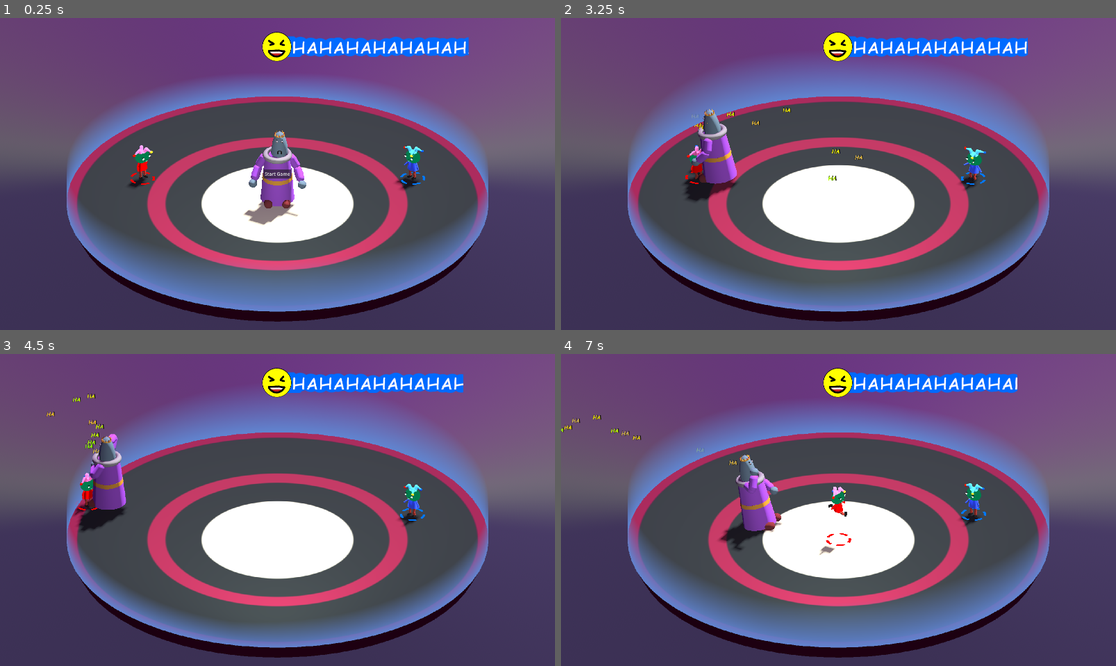
Above: before the commit, frames 1-4 (two rows, left to right).
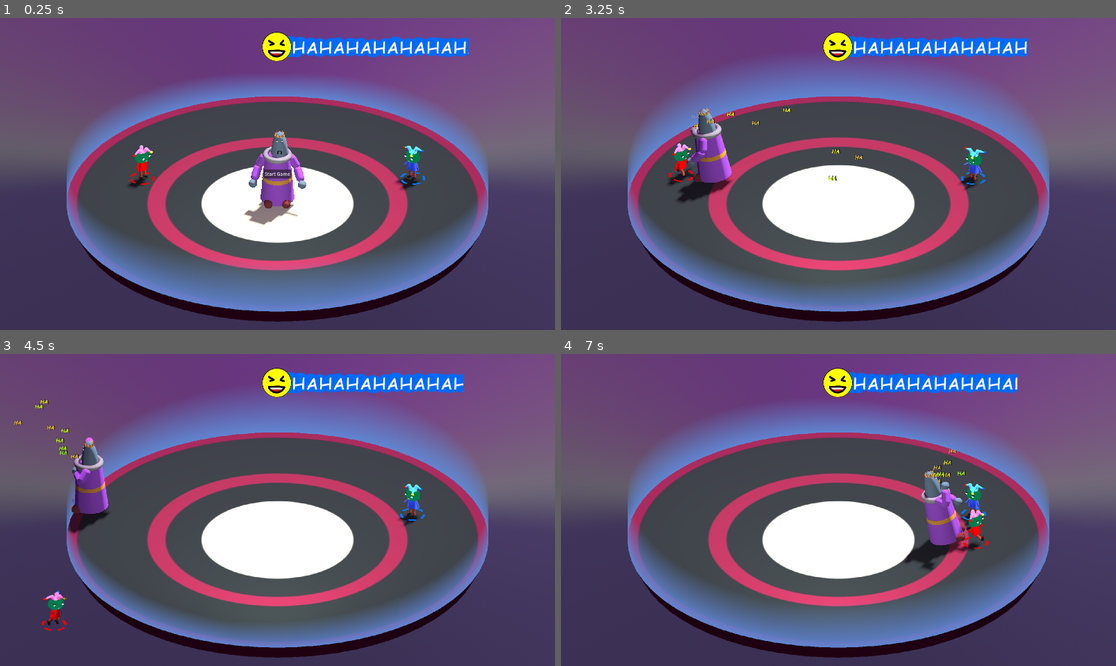
Above: after the commit, the same moments.

Repository: mwpenny/GGJ2024
Game: Godot game, scene res://scenes/ui.tscn
The game is run twice, just before and just after one commit, with the same random seed, the same clock (stepped at 60 frames per second) and the same inputs.
Inputs:
- Up to frame 1 (0.25 s): no input
- Up to frame 2 (3.25 s): click "Start Game" at 0.5 s
- Up to frame 3 (4.5 s): no input
- Up to frame 4 (7 s): no input

The runs differ from the first frame. In frame 2, 1.5% of the frame differs, in the area x 19-32%, y 28-60%; in frame 3, 2.6%; in frame 4, 3.9%, in the area x 0-78%, y 19-70%.

Commit message:
Add a force from the lord when colliding into a player

Diff:
--- a/characters/lord.tscn
+++ b/characters/lord.tscn
@@ -812,11 +812,13 @@
 collision_layer = 6
 collision_mask = 7
 axis_lock_angular_y = true
-mass = 40.0
+mass = 100.0
 center_of_mass_mode = 1
 center_of_mass = Vector3(0, -3, 0)
 lock_rotation = true
 custom_integrator = true
+max_contacts_reported = 4
+contact_monitor = true
 script = ExtResource("1_uxa5b")
 visuals_root = NodePath("VisualsRoot")
 animation_tree = NodePath("AnimationTree")
@@ -1062,4 +1064,5 @@
 }
 speed_scale = 2.0
 
+[connection signal="body_entered" from="." to="." method="_on_body_entered"]
 [connection signal="animation_finished" from="AnimationTree" to="." method="_on_animation_tree_animation_finished"]
--- a/characters/player.tscn
+++ b/characters/player.tscn
@@ -456,10 +456,10 @@
 indicator = NodePath("Indicator")
 
 [node name="Root" type="Node3D" parent="."]
-transform = Transform3D(1, 0, 0, 0, 0.995431, 0.0954815, 0, -0.0954815, 0.995431, 0, -0.505391, 0)
+transform = Transform3D(1, 0, 0, 0, 0.999247, 0.0387844, 0, -0.0387844, 0.999247, 0, -0.244847, 0)
 
 [node name="HeadPivot" type="Node3D" parent="Root"]
-transform = Transform3D(1, 0, 0, 0, 0.987677, -0.156502, 0, 0.156502, 0.987677, 0.019, 2.369, -0.001)
+transform = Transform3D(1, 0, 0, 0, 0.997968, -0.0637089, 0, 0.0637089, 0.997968, 0.019, 2.369, -0.001)
 
 [node name="Head" type="MeshInstance3D" parent="Root/HeadPivot"]
 transform = Transform3D(2, 0, 0, 0, 1.5, 0, 0, 0, 1.5, 0, 0.5941, 0)
@@ -481,7 +481,7 @@
 skeleton = NodePath("HatEndJoint1/Tube end")
 
 [node name="HatEndJoint1" type="Node3D" parent="Root/HeadPivot/Head/Hat/Tube/Tube base"]
-transform = Transform3D(1, 5.03061e-08, -1.27092e-08, -5.00164e-08, 0.999761, 0.0218542, 1.38056e-08, -0.0218542, 0.999761, -1.78814e-07, -0.185465, -2.98023e-08)
+transform = Transform3D(1, 5.02398e-08, -1.74473e-08, -4.79867e-08, 0.993791, 0.111261, 2.29287e-08, -0.111261, 0.993791, -1.78814e-07, -0.185465, -2.98023e-08)
 
 [node name="Tube end" type="MeshInstance3D" parent="Root/HeadPivot/Head/Hat/Tube/Tube base/HatEndJoint1"]
 transform = Transform3D(0.318271, -0.709215, 0.629061, 0.91568, 0.401778, -0.010312, -0.24543, 0.579299, 0.777288, -0.165727, 0.162236, 0.135779)
@@ -501,7 +501,7 @@
 skeleton = NodePath("HatEndJoint2/Tube end")
 
 [node name="HatEndJoint2" type="Node3D" parent="Root/HeadPivot/Head/Hat/Tube2/Tube base"]
-transform = Transform3D(1, 6.55469e-09, -1.48207e-08, -6.22923e-09, 0.999761, 0.0218542, 1.49604e-08, -0.0218542, 0.999761, -1.19209e-07, -0.185465, 1.78814e-07)
+transform = Transform3D(1, 1.55467e-08, -9.25091e-09, -1.4421e-08, 0.993791, 0.111261, 1.09232e-08, -0.111261, 0.993791, -1.19209e-07, -0.185465, 1.78814e-07)
 
 [node name="Tube end" type="MeshInstance3D" parent="Root/HeadPivot/Head/Hat/Tube2/Tube base/HatEndJoint2"]
 transform = Transform3D(0.318271, -0.709215, 0.629061, 0.91568, 0.401778, -0.010312, -0.24543, 0.579299, 0.777288, -0.165727, 0.162236, 0.135779)
@@ -521,7 +521,7 @@
 skeleton = NodePath("HatEndJoint3/Tube end")
 
 [node name="HatEndJoint3" type="Node3D" parent="Root/HeadPivot/Head/Hat/Tube3/Tube base"]
-transform = Transform3D(1, -9.99983e-10, -1.7909e-08, 1.39113e-09, 0.999761, 0.0218542, 1.78829e-08, -0.0218542, 0.999761, 0, -0.185466, 2.38419e-07)
+transform = Transform3D(1, 9.16033e-09, -1.84507e-08, -7.05062e-09, 0.993791, 0.111261, 1.93553e-08, -0.111261, 0.993791, 0, -0.185466, 2.38419e-07)
 
 [node name="Tube end" type="MeshInstance3D" parent="Root/HeadPivot/Head/Hat/Tube3/Tube base/HatEndJoint3"]
 transform = Transform3D(0.318271, -0.709215, 0.629061, 0.91568, 0.401778, -0.010312, -0.24543, 0.579299, 0.777288, -0.165727, 0.162236, 0.135779)
@@ -586,14 +586,14 @@
 skeleton = NodePath("../HeadPivot/Head")
 
 [node name="LegLeft" type="Node3D" parent="Root"]
-transform = Transform3D(1, 0, 0, 0, 0.466011, 0.88478, 0, -0.88478, 0.466011, 0.357, 1.28, -0.002)
+transform = Transform3D(1, 0, 0, 0, 0.904506, 0.426463, 0, -0.426463, 0.904506, 0.357, 1.28, -0.002)
 
 [node name="UpperLeg" type="MeshInstance3D" parent="Root/LegLeft"]
 transform = Transform3D(1, 0, 0, 0, 1, 0, 0, 0, 1, 0, -0.204663, 0)
 mesh = SubResource("CapsuleMesh_e4or4")
 
 [node name="LeftKnee" type="Node3D" parent="Root/LegLeft"]
-transform = Transform3D(1, 0, 0, 0, -0.242067, -0.970259, 0, 0.970259, -0.242067, -2.98023e-08, -0.524515, -0.000249267)
+transform = Transform3D(1, 0, 0, 0, 0.74087, -0.671647, 0, 0.671647, 0.74087, -2.98023e-08, -0.524515, -0.000249267)
 
 [node name="LowerLeg" type="MeshInstance3D" parent="Root/LegLeft/LeftKnee"]
 transform = Transform3D(1, 0, 0, 0, 1, 0, 0, 0, 1, 0, -0.222645, 0)
@@ -601,7 +601,7 @@
 skeleton = NodePath("../..")
 
 [node name="LeftAnkle" type="Node3D" parent="Root/LegLeft/LeftKnee/LowerLeg"]
-transform = Transform3D(1, 0, 0, 0, 0.761725, 0.647901, 0, -0.647901, 0.761725, 0, -0.288578, 0.000239015)
+transform = Transform3D(1, 0, 0, 0, 0.959399, 0.282054, 0, -0.282054, 0.959399, 0, -0.288578, 0.000239015)
 
 [node name="Foot" type="MeshInstance3D" parent="Root/LegLeft/LeftKnee/LowerLeg/LeftAnkle"]
 transform = Transform3D(1, 0, 0, 0, -4.37114e-08, -1, 0, 1, -4.37114e-08, 0, -0.0984467, 0.13846)
@@ -609,14 +609,14 @@
 skeleton = NodePath("../../../..")
 
 [node name="LegRight" type="Node3D" parent="Root"]
-transform = Transform3D(1, 0, 0, 0, 0.466011, 0.88478, 0, -0.88478, 0.466011, -0.357, 1.28, -0.003)
+transform = Transform3D(1, 0, 0, 0, 0.904506, 0.426463, 0, -0.426463, 0.904506, -0.357, 1.28, -0.003)
 
 [node name="UpperLeg" type="MeshInstance3D" parent="Root/LegRight"]
 transform = Transform3D(1, 0, 0, 0, 1, 0, 0, 0, 1, 0, -0.204663, 0)
 mesh = SubResource("CapsuleMesh_e4or4")
 
 [node name="RightKnee" type="Node3D" parent="Root/LegRight"]
-transform = Transform3D(1, 0, 0, 0, -0.242067, -0.970259, 0, 0.970259, -0.242067, -1.19209e-07, -0.525515, 0.000248671)
+transform = Transform3D(1, 0, 0, 0, 0.74087, -0.671647, 0, 0.671647, 0.74087, -1.19209e-07, -0.525515, 0.000248671)
 
 [node name="LowerLeg" type="MeshInstance3D" parent="Root/LegRight/RightKnee"]
 transform = Transform3D(1, 0, 0, 0, 1, 0, 0, 0, 1, 0, -0.222645, 0)
@@ -624,7 +624,7 @@
 skeleton = NodePath("../..")
 
 [node name="RightAnkle" type="Node3D" parent="Root/LegRight/RightKnee/LowerLeg"]
-transform = Transform3D(1, 0, 0, 0, 0.761725, 0.647901, 0, -0.647901, 0.761725, 0, -0.288768, -0.000238985)
+transform = Transform3D(1, 0, 0, 0, 0.959399, 0.282054, 0, -0.282054, 0.959399, 0, -0.288768, -0.000238985)
 
 [node name="Foot" type="MeshInstance3D" parent="Root/LegRight/RightKnee/LowerLeg/RightAnkle"]
 transform = Transform3D(1, 0, 0, 0, -4.37114e-08, -1, 0, 1, -4.37114e-08, 0, -0.0984467, 0.13846)
@@ -632,7 +632,7 @@
 skeleton = NodePath("../../../..")
 
 [node name="LeftArm" type="Node3D" parent="Root"]
-transform = Transform3D(0.749219, -0.653212, -0.109483, 0.647663, 0.757144, -0.0852509, 0.138581, -0.00703651, 0.990326, 0.562, 2.235, 0)
+transform = Transform3D(0.995564, 0.0741736, -0.0579036, -0.0752086, 0.997042, -0.0159019, 0.0565528, 0.0201862, 0.998195, 0.562, 2.235, 0)
 rotation_edit_mode = 1
 
 [node name="UpperArm" type="MeshInstance3D" parent="Root/LeftArm"]
@@ -656,7 +656,7 @@
 skeleton = NodePath("")
 
 [node name="RightArm" type="Node3D" parent="Root"]
-transform = Transform3D(0.746564, 0.656226, 0.10959, -0.650648, 0.754529, -0.0856881, -0.13892, -0.00733314, 0.990275, -0.562, 2.235, 0)
+transform = Transform3D(0.995673, -0.072555, 0.0580611, 0.073596, 0.99716, -0.0159957, -0.0567357, 0.0201996, 0.998183, -0.562, 2.235, 0)
 rotation_edit_mode = 1
 
 [node name="UpperArm" type="MeshInstance3D" parent="Root/RightArm"]
--- a/scenes/arena.tscn
+++ b/scenes/arena.tscn
@@ -165,7 +165,6 @@
 transform = Transform3D(-1, 0, 8.74228e-08, 0, 1, 0, -8.74228e-08, 0, -1, 0, 7.84236, 0)
 axis_lock_angular_x = true
 axis_lock_angular_z = true
-mass = 30.0
 
 [connection signal="death" from="Player1" to="." method="_on_player_death"]
 [connection signal="death" from="Player2" to="." method="_on_player_death"]
--- a/scripts/lord.gd
+++ b/scripts/lord.gd
@@ -169,3 +169,9 @@
 	animation_tree.set("parameters/conditions/is_laughing", is_laughing)
 	animation_tree.set("parameters/conditions/is_neutral", not is_laughing)
 	laugh_particles.emitting = is_laughing
+
+
+func _on_body_entered(body):
+	if body == game_state.player_one or body == game_state.player_two:
+		var mass_ratio = mass / body.mass
+		body.velocity += linear_velocity * mass_ratio
--- a/scripts/player.gd
+++ b/scripts/player.gd
@@ -15,6 +15,7 @@
 
 var game_state = null
 var input_prefix = ""
+var mass = 3.0
 
 const ACCELERATION = 175
 const FRICTION = 60
